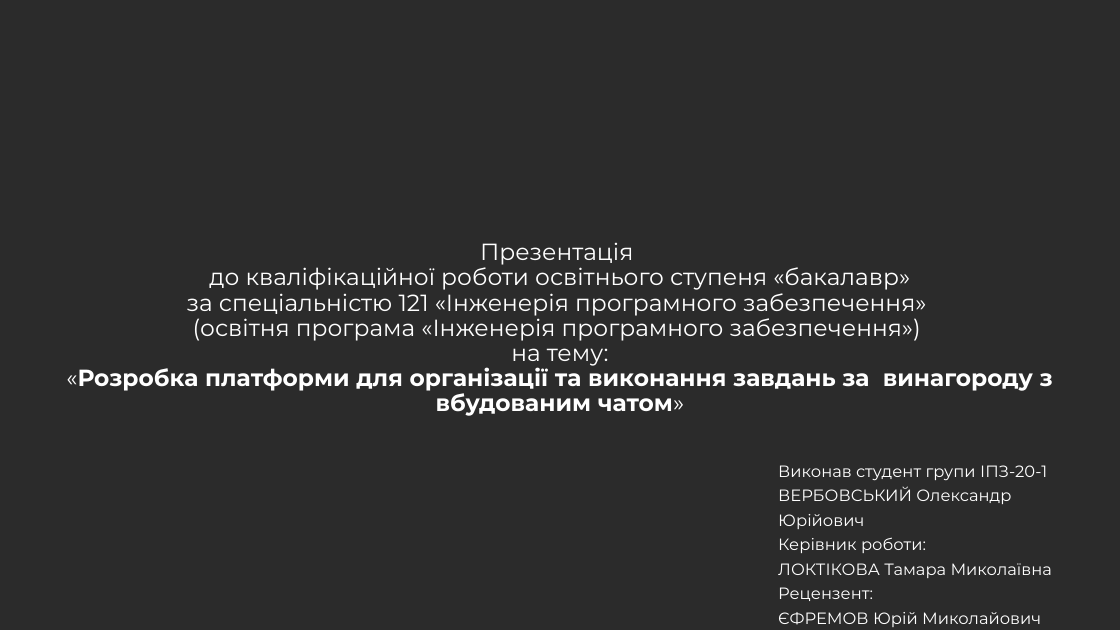
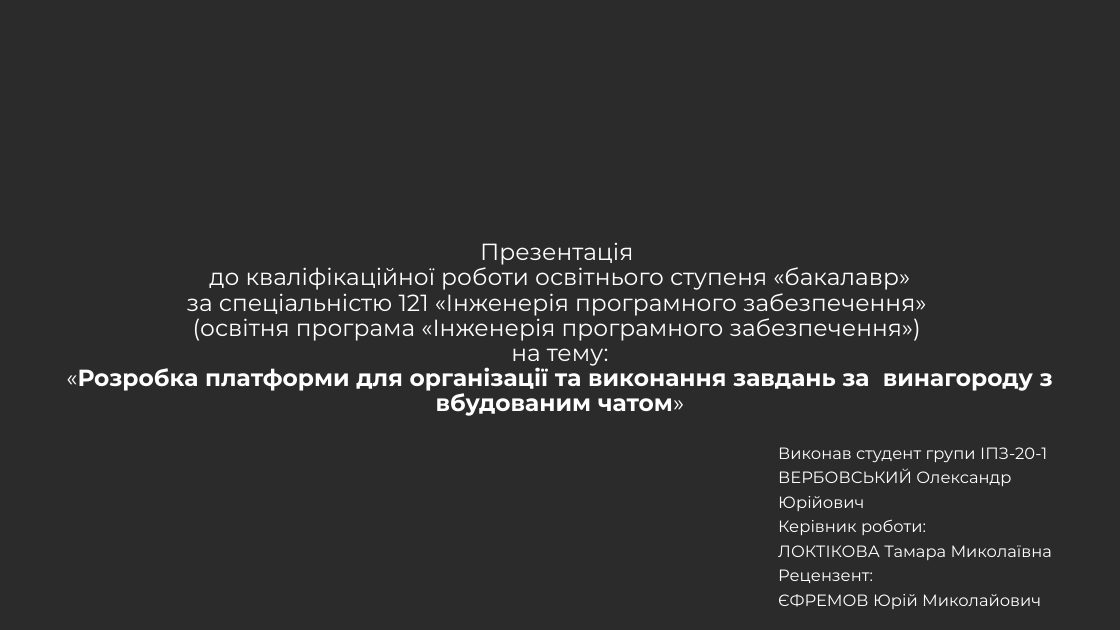
Before and after one commit to AlexandrVerbovskiy/test_dyplome, a slide deck: slide 1 of записка/презентація.pptx. Drawn at 1120x630 pixels with LibreOffice and Linux fonts; fonts in the diff are those of the drawing; background and template pictures are left out; a plain dark background stands for a picture behind light text. Boxes give left, top, right and bottom in pixels: in the first picture for what was removed or moved away, otherwise in the second. Text is boxed around its words. In the diff, an @@ line names an element or a change of style, - is before the commit and + after.

```diff
--- a/записка/презентація.pptx
+++ b/записка/презентація.pptx
@@ text "Виконав студент групи ІПЗ-20-1 ВЕРБОВСЬКИЙ ..." moved from (x1=778, y1=465, x2=1052, y2=627) to (x1=778, y1=447, x2=1052, y2=609) @@
```
Also in this commit, not shown: 5 other slides changed, 4 slides added, 19 other files.
